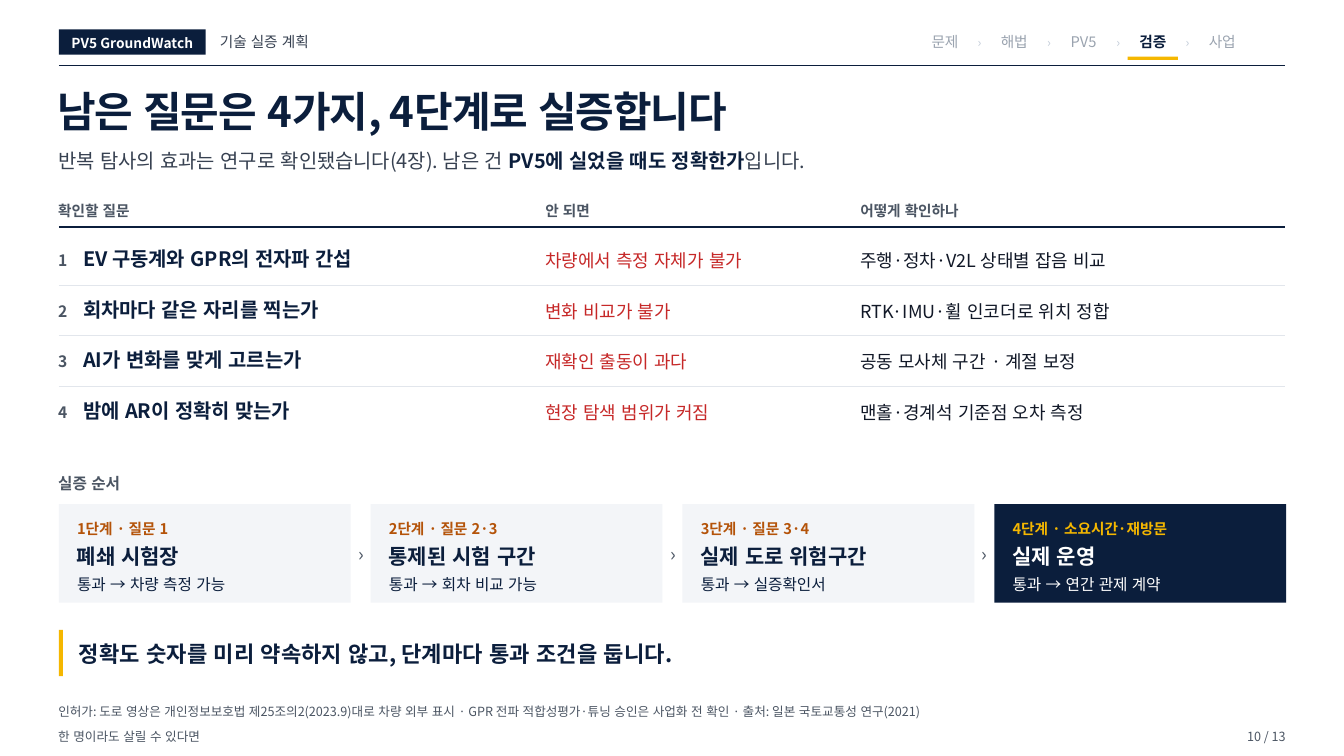
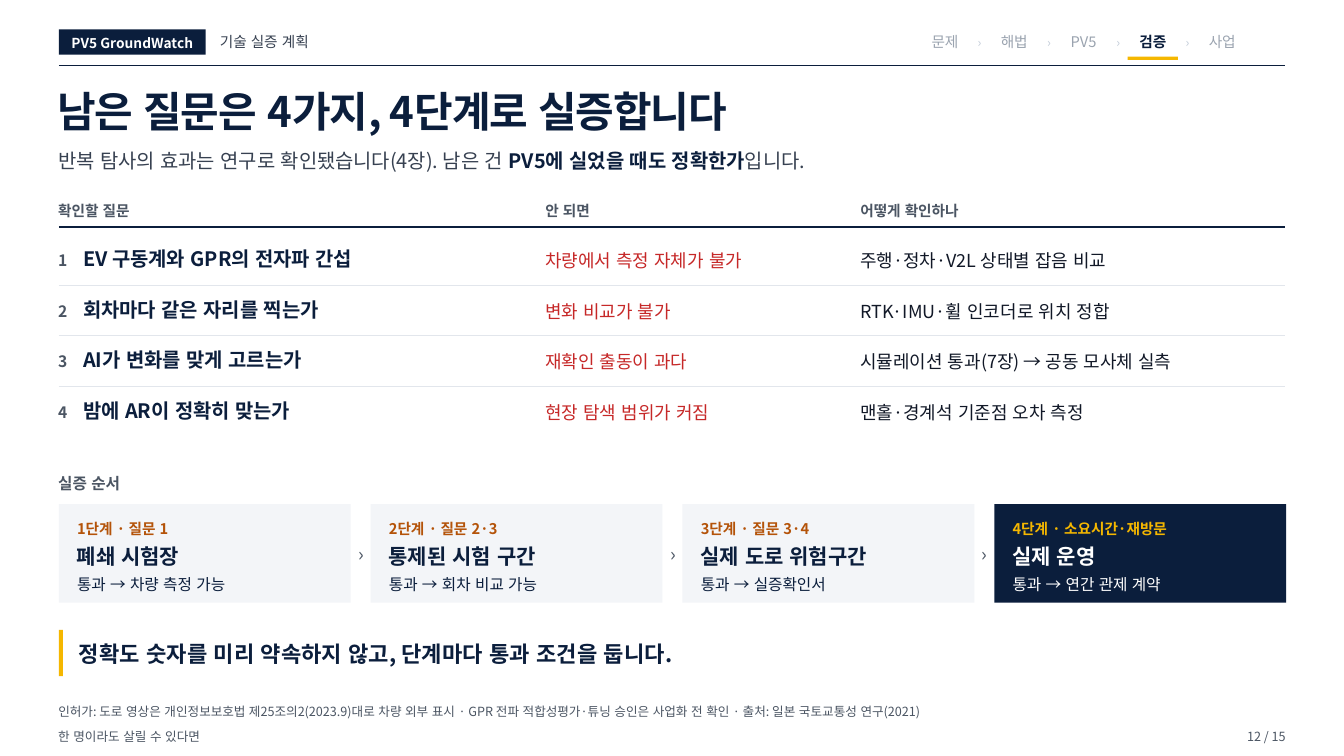
Before and after one commit to woojin-choe/pv5-hose-lab, a slide deck: slide 12 of ppt_all/PV5_GroundWatch_10_22.pptx (slide 10 before the commit). Drawn at 1344x756 pixels with LibreOffice and Linux fonts; fonts in the diff are those of the drawing. Boxes give left, top, right and bottom in pixels: in the first picture for what was removed or moved away, otherwise in the second. Text is boxed around its words. In the diff, an @@ line names an element or a change of style, - is before the commit and + after.

```diff
--- a/ppt_all/PV5_GroundWatch_10_22.pptx
+++ b/ppt_all/PV5_GroundWatch_10_22.pptx
@@ text at bbox=[860, 353, 1171, 372]: text changed @@
-공동 모사체 구간 · 계절 보정
+시뮬레이션 통과(7장) → 공동 모사체 실측
@@ text at bbox=[1247, 731, 1286, 741]: text changed @@
-10 / 13
+12 / 15
```
Also in this commit, not shown: 11 other slides changed, 2 slides added, 55 other files.
